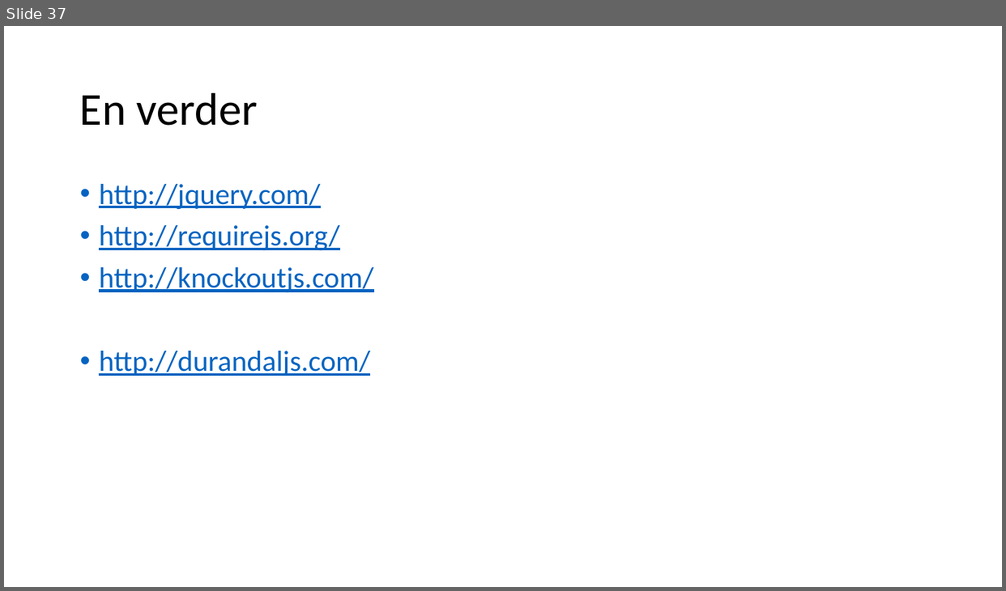
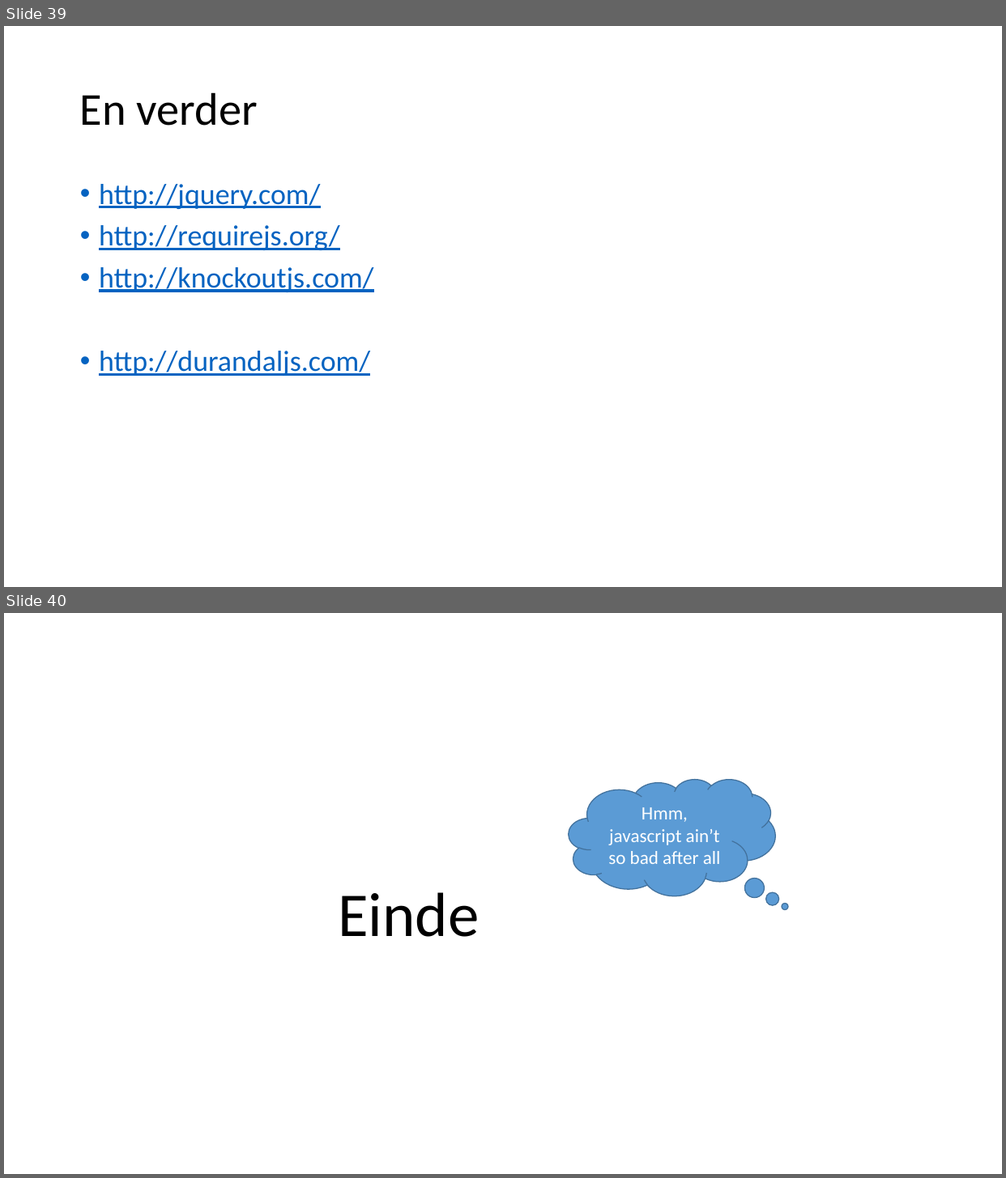
Before and after one commit to petermorlion/DurandalDemo, a slide deck: Durandal T4T.pptx. Shown one above the other, each under a label of ours: slide 37 before the commit, slides 39 and 40 after it. The pictures are 1006x591 and 1006x1178 pixels, drawn with LibreOffice and Linux fonts; fonts in the diff are those of the drawing; background and template pictures are left out. Boxes give left, top, right and bottom in pixels: in the first picture for what was removed or moved away, otherwise in the second. Text is boxed around its words. In the diff, an @@ line names an element or a change of style, - is before the commit and + after.

```diff
--- a/Durandal T4T.pptx
+++ b/Durandal T4T.pptx
@@ slide 40 added at (x1=4, y1=613, x2=1002, y2=1174), background picture (left out) @@
@@ thought cloud added at (x1=569, y1=779, x2=775, y2=896), fill #5B9BD5, outline #43739E 1 pt, 18 pt, text #FFFFFF @@
+Hmm, javascript ain’t so bad after all
@@ title added at (x1=338, y1=892, x2=479, y2=937), 60 pt, text #000000 @@
+Einde
@@ what was slide 37 is now slide 39 @@
```
Also in this commit, not shown: 3 slides changed, 3 other slides added, 1 slide removed, 6 other files.
